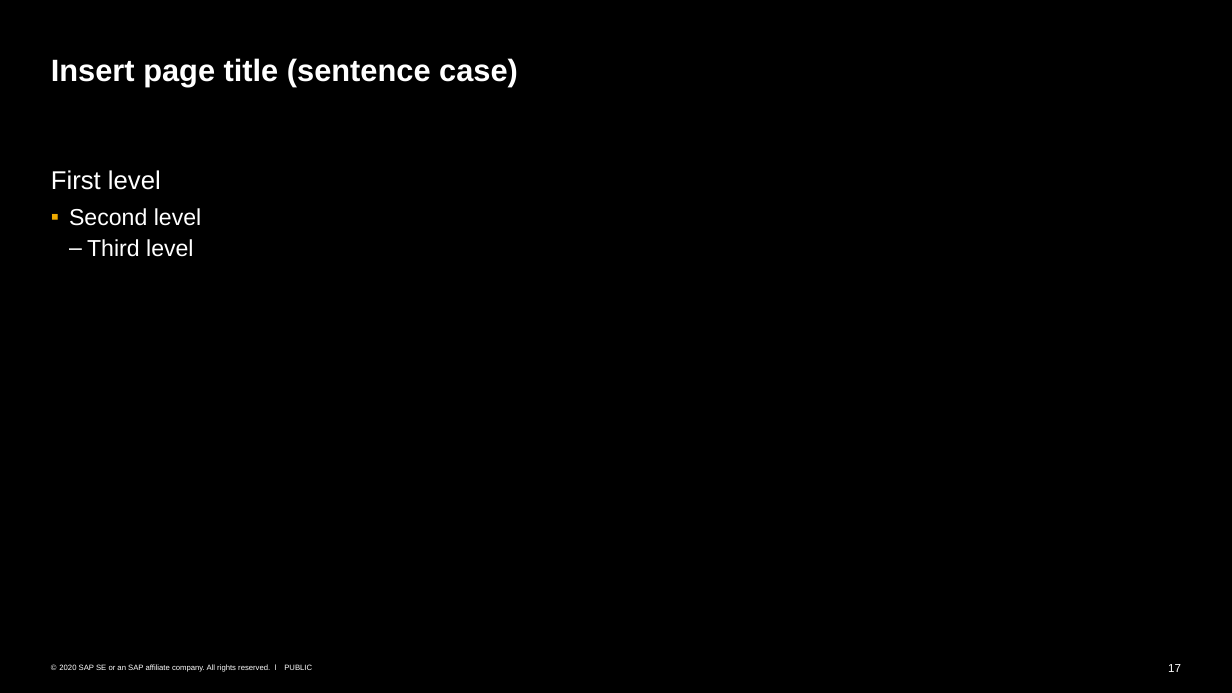
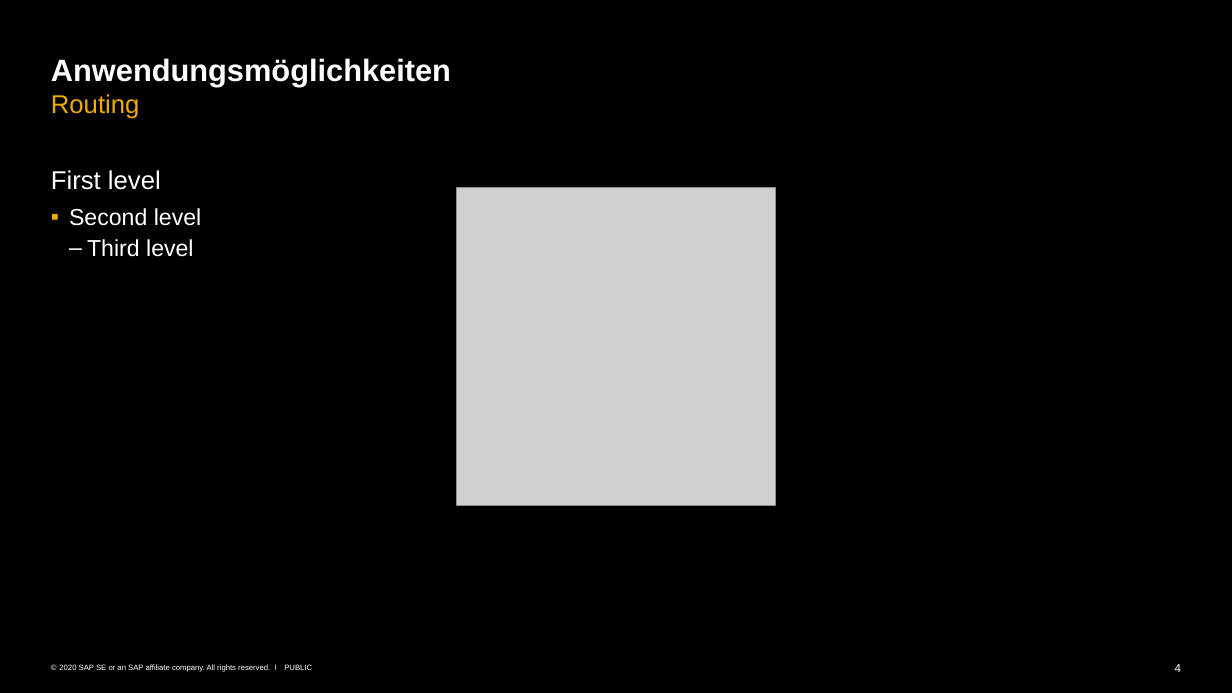
Before and after one commit to Andre-Gilbert/Dijkstra-Shortest-Path, a slide deck: slide 4 of docs/ALG_7_Graphen_Dijkstra.pptx (slide 17 before the commit). Drawn at 1232x693 pixels with LibreOffice and Linux fonts; fonts in the diff are those of the drawing; grey boxes stand for pictures. Boxes give left, top, right and bottom in pixels: in the first picture for what was removed or moved away, otherwise in the second. Text is boxed around its words. In the diff, an @@ line names an element or a change of style, - is before the commit and + after.

```diff
--- a/docs/ALG_7_Graphen_Dijkstra.pptx
+++ b/docs/ALG_7_Graphen_Dijkstra.pptx
@@ title removed at (x1=51, y1=58, x2=518, y2=87) @@
-Insert page title (sentence case)
@@ title added at (x1=51, y1=58, x2=451, y2=119), 24 pt, text #FFFFFF, bold @@
+Anwendungsmöglichkeiten
+Routing
@@ picture added at (x1=457, y1=187, x2=776, y2=506) @@
@@ page number at (x1=1175, y1=664, x2=1181, y2=672): text changed @@
-17
+4
```
Also in this commit, not shown: 4 other slides changed, 15 slides added, 17 slides removed.
